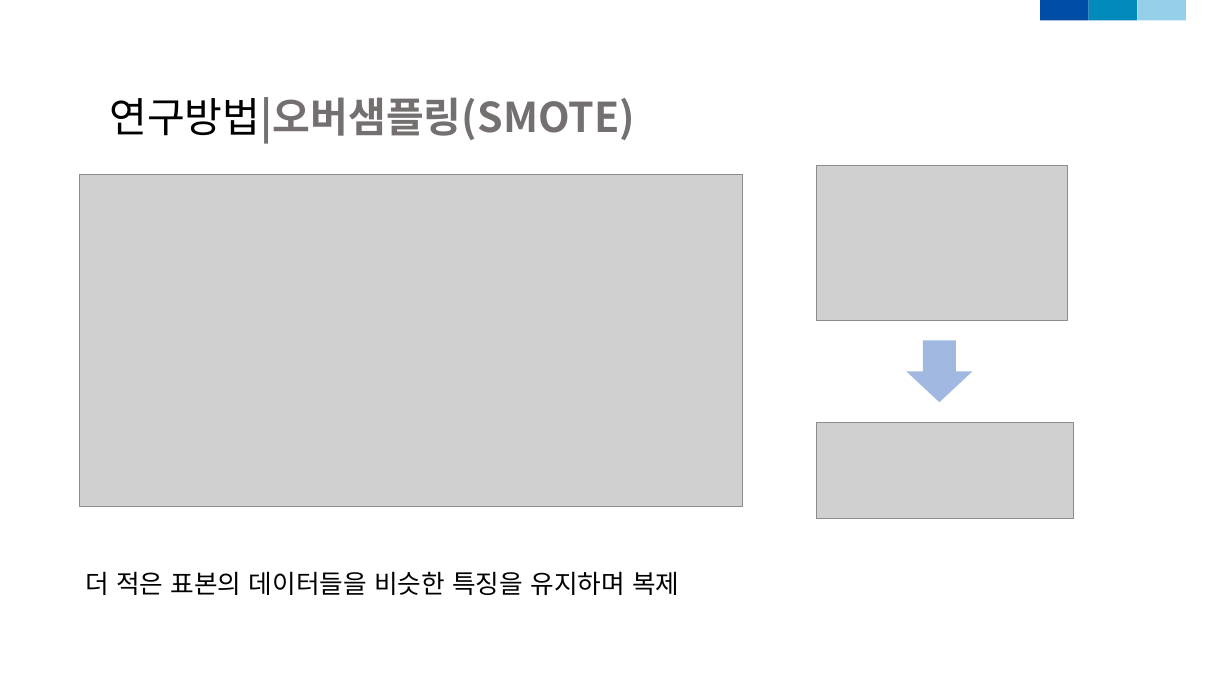
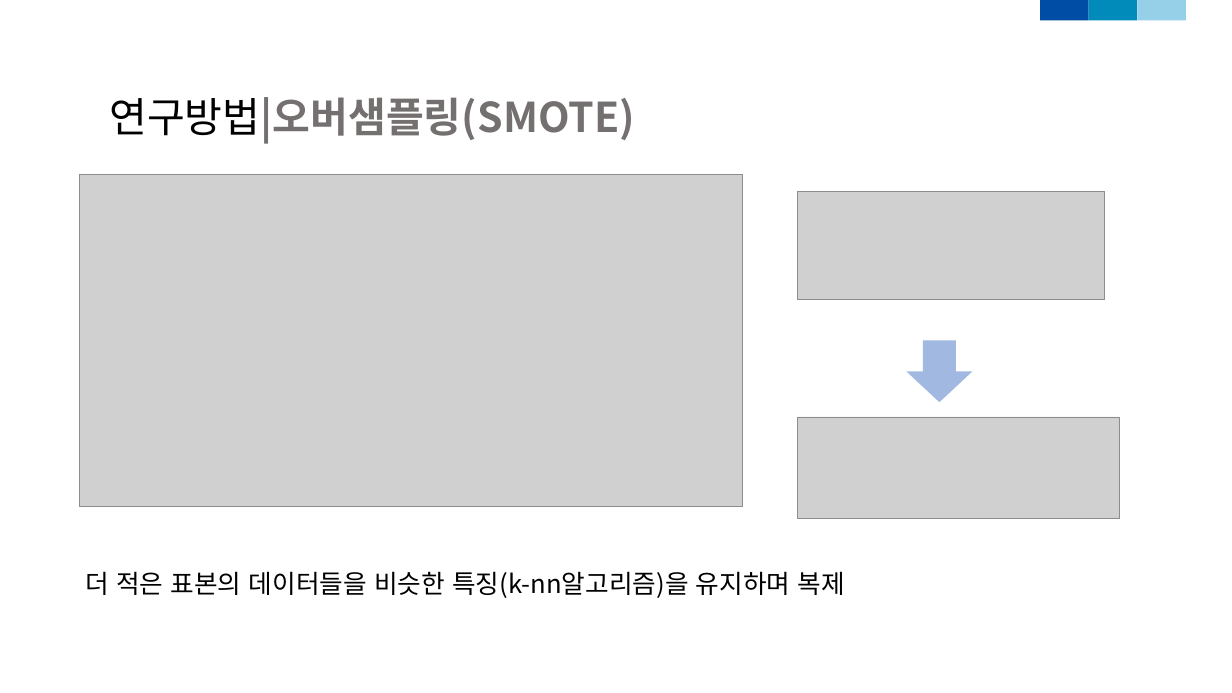
Before and after one commit to dudungE/Competition, a slide deck: slide 11 of ppt/부실가계탐지모형_2.pptx (slide 9 before the commit). Drawn at 1232x693 pixels with LibreOffice and Linux fonts; fonts in the diff are those of the drawing; grey boxes stand for pictures. Boxes give left, top, right and bottom in pixels: in the first picture for what was removed or moved away, otherwise in the second. Text is boxed around its words. In the diff, an @@ line names an element or a change of style, - is before the commit and + after.

```diff
--- a/ppt/부실가계탐지모형_2.pptx
+++ b/ppt/부실가계탐지모형_2.pptx
@@ picture: place and size @@
-picture at (817,165,1067,321)
+picture at (798,191,1104,300)
@@ picture: place and size @@
-picture at (817,422,1074,518)
+picture at (798,417,1119,518)
@@ text at (85,571,845,598): text changed @@
-더 적은 표본의 데이터들을 비슷한 특징을 유지하며 복제
+더 적은 표본의 데이터들을 비슷한 특징(k-nn알고리즘)을 유지하며 복제
```
Also in this commit, not shown: 12 other slides changed, 1 slide added, 1 slide removed, 1 other file.
